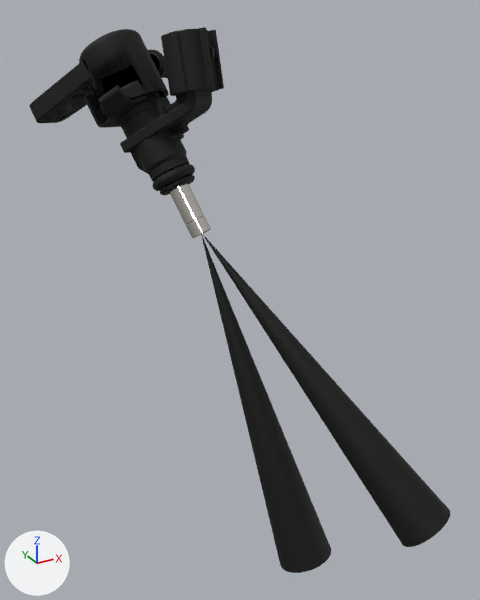
The glTF model public/models/Parts/Fuel Injector.glb as it was, and as the next commit left it.
One viewpoint serves both versions: a 50 mm lens placed at (-0.663, -1.987, 0.325), pointed at (-0.036, -0.847, -0.245). Every picture has the same lights, and +X, +Y and +Z are marked at lower left. The older version comes first. Where no turn or scale is listed for an object, it has been applied to the vertices. Vertices at exactly the same position are counted once.

In view in the first picture: 'final bike mod.049', 'final bike mod.063'.
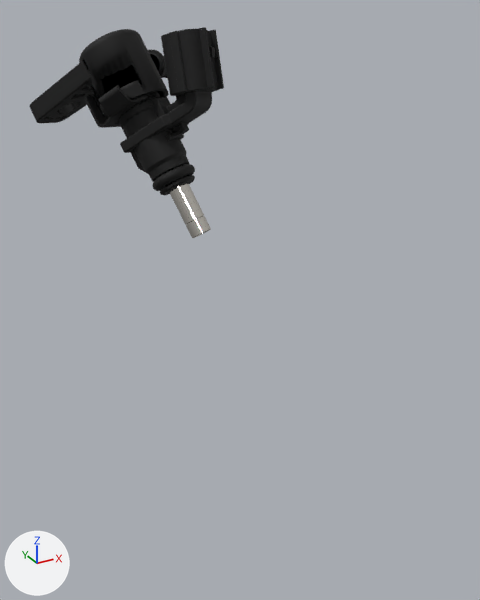
Where the change shows, as pixel boxes [x1, y1, x2, y2] in the pictures (480 x 600 px):
'final bike mod.049', reshaped (54% narrower, 69% shorter): before [30, 27, 450, 573]; after [30, 27, 224, 195]
part 1 of me_final_bike_mod_049, deleted (black): before [201, 233, 450, 573]

The change, as a diff of the scene's bpy script:
```diff
--- a/public/models/Parts/Fuel Injector.glb.py
+++ b/public/models/Parts/Fuel Injector.glb.py
@@ me_final_bike_mod_049 @@
 # used by ob_final_bike_mod_049; location = (-0.14, -0.67, 0.126)
-me_final_bike_mod_049.from_pydata(...)  # 26935 vertices, 48915 faces; spans x -0.208..0.375, y -0.619..0.265, z -0.951..0.166
+me_final_bike_mod_049.from_pydata(...)  # 26354 vertices, 47759 faces; spans x -0.208..0.195, y -0.133..0.265, z -0.161..0.166
+# me_final_bike_mod_049 part 1: the loose piece of 581 vertices spanning x 0.045..0.375, y -0.619..-0.114, z -0.951..-0.226 is deleted
 me_final_bike_mod_049.materials.append(mat_light_grey_metallic_plastic_006)
```
